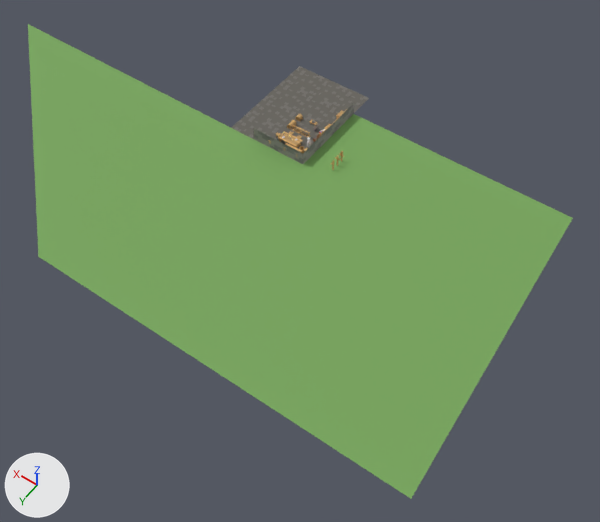
What one commit did to the Blender file Blender-environments/additional.blend.
The view is the same before and after, from a camera (50 mm lens) standing at (-46.4, 64.9, 78.0) and looking at (-8.0, 11.1, -6.5). Arrows for +X, +Y and +Z are at lower left; the lights stay in place.

Names of what the first picture shows: 'floor.001', 'floor.002', 'wall.003'.
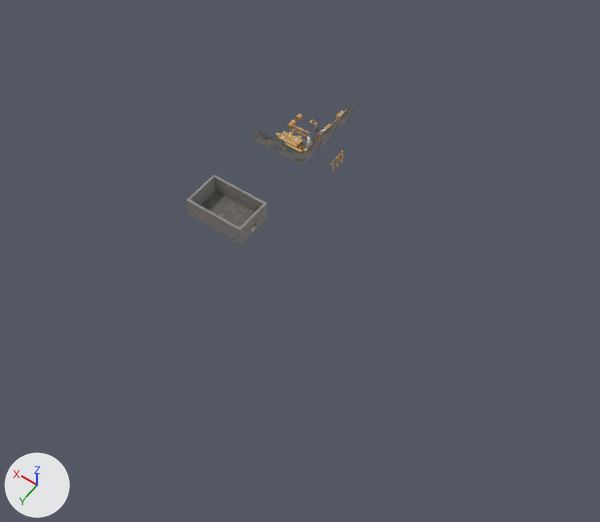
Where the change shows, as pixel boxes [x1, y1, x2, y2] in the pictures (600 x 522 px; the box of a moved part takes in the faces that stretch with it):
'floor.002', hidden (green)
    before: [28, 24, 573, 499]
'floor.001', reshaped, moved
    before: [231, 66, 369, 149]
    after: [200, 191, 255, 229]
'wall_stone.004', added
    after: [187, 175, 268, 245]
'doorframe_stone_plain', added
    after: [250, 215, 258, 235]
'windowframe_stone_plain.001', added
    after: [238, 192, 247, 203]
part 1 of me_plane_023, moved or reshaped
    before: [263, 125, 289, 144]
    after: [226, 209, 255, 229]
part 2 of me_plane_023, moved or reshaped
    before: [231, 113, 270, 139]
    after: [202, 196, 233, 219]
part 3 of me_plane_023, deleted
    before: [245, 66, 369, 143]
part 4 of me_plane_023, added
    after: [206, 191, 255, 216]

What the commit changed:
me_plane_023 is used by ob_floor_001; location (4.0, 0.0, 0.0).
me_plane_023 had 1364 vertices, 858 faces and spanned x -6.0..6.0, y -14.0..2.0, z 0.0.
me_plane_023 now has 314 vertices, 196 faces and spans x -2.1..5.9, y -2.9..2.2, z 0.0.
me_plane_023 part 1: the loose piece of 4 vertices spanning x -2.0..2.0, y -2.0..2.0, z 0.0 is moved by (-0.1, 0.1, 0.0).
me_plane_023 part 2: the loose piece of 4 vertices spanning x 2.0..6.0, y -2.0..2.0, z 0.0 is moved by (-0.1, 0.1, 0.0).
me_plane_023 part 3: 153 loose pieces with 1115 vertices, spanning x -6.0..6.0, y -14.0..0.5, z 0.0, are deleted.
me_plane_023 part 4: 65 vertices added at x -2.1..5.9, y -2.9..0.6, z 0.0.
Mesh me_cube_214 is new.
It has 960 vertices, 1928 faces and spans x -4.21..4.21, y -2.71..2.7, z -0.25..2.5.
It uses material mat_material (picture img_rpggame_palette_png).
Mesh me_cube_213 is new.
It has 45 vertices, 90 faces and spans x -1.28..0.26, y -2.69..-2.3, z 0.74..2.28.
It uses material mat_material (picture img_rpggame_palette_png).
Mesh me_cube_211 is new.
It has 61 vertices, 118 faces and spans x -4.21..-3.8, y -0.9..0.9, z -0.29..2.26.
It uses material mat_material (picture img_rpggame_palette_png).
Object 'floor.001' (ob_floor_001) moves from (4.0, 0.0, 0.0) to (-1.4, 14.9, 0.0).
Object 'floor.002' (ob_floor_002) is now hidden.
Object 'wall_stone.004' (ob_wall_stone_004) is new; it shows me_cube_214.
Its location is (0.5, 14.6, 0.0).
Object 'windowframe_stone_plain.001' (ob_windowframe_stone_plain_001) is new; it shows me_cube_213.
Its location is (0.5, 14.6, 0.0).
Object 'doorframe_stone_plain' (ob_doorframe_stone_plain) is new; it shows me_cube_211.
Its location is (0.5, 14.6, 0.0).
